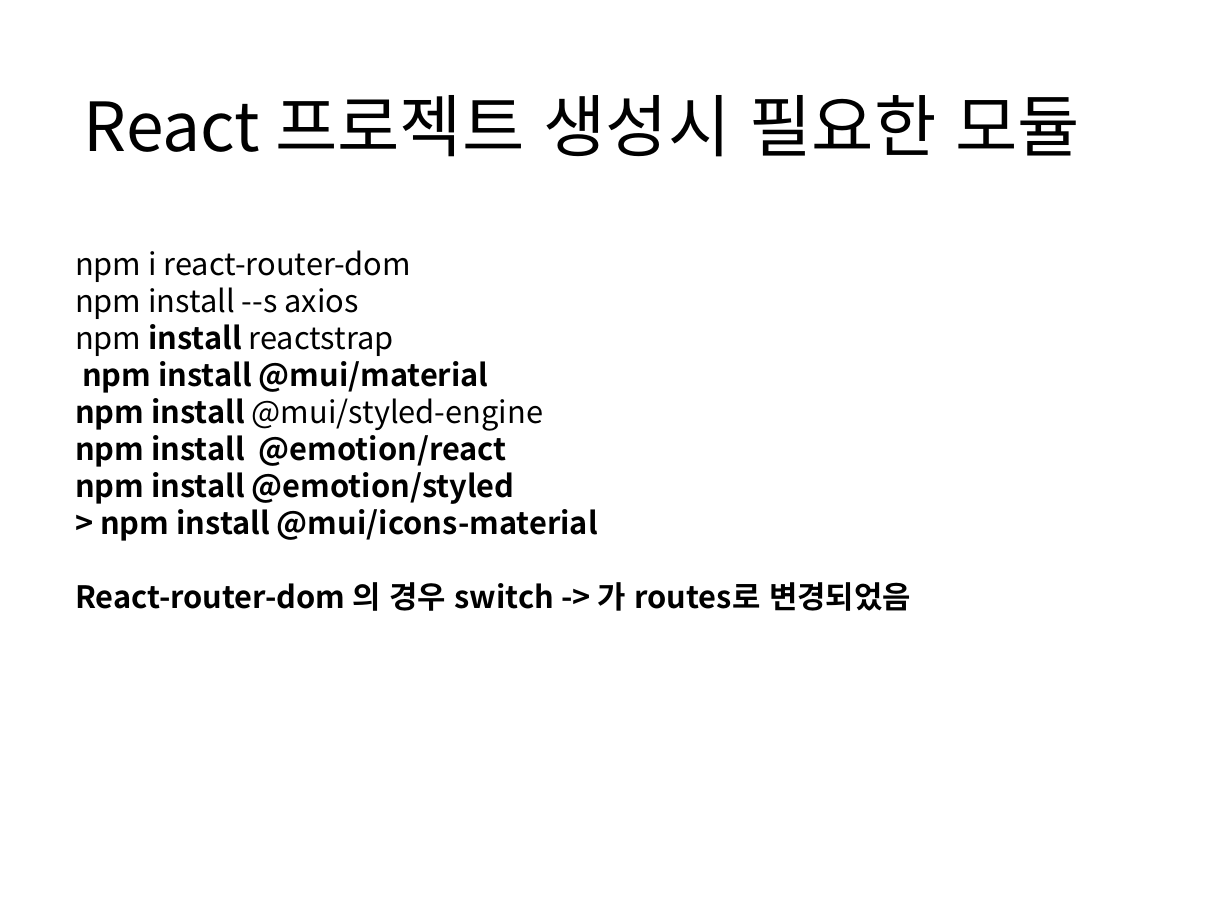
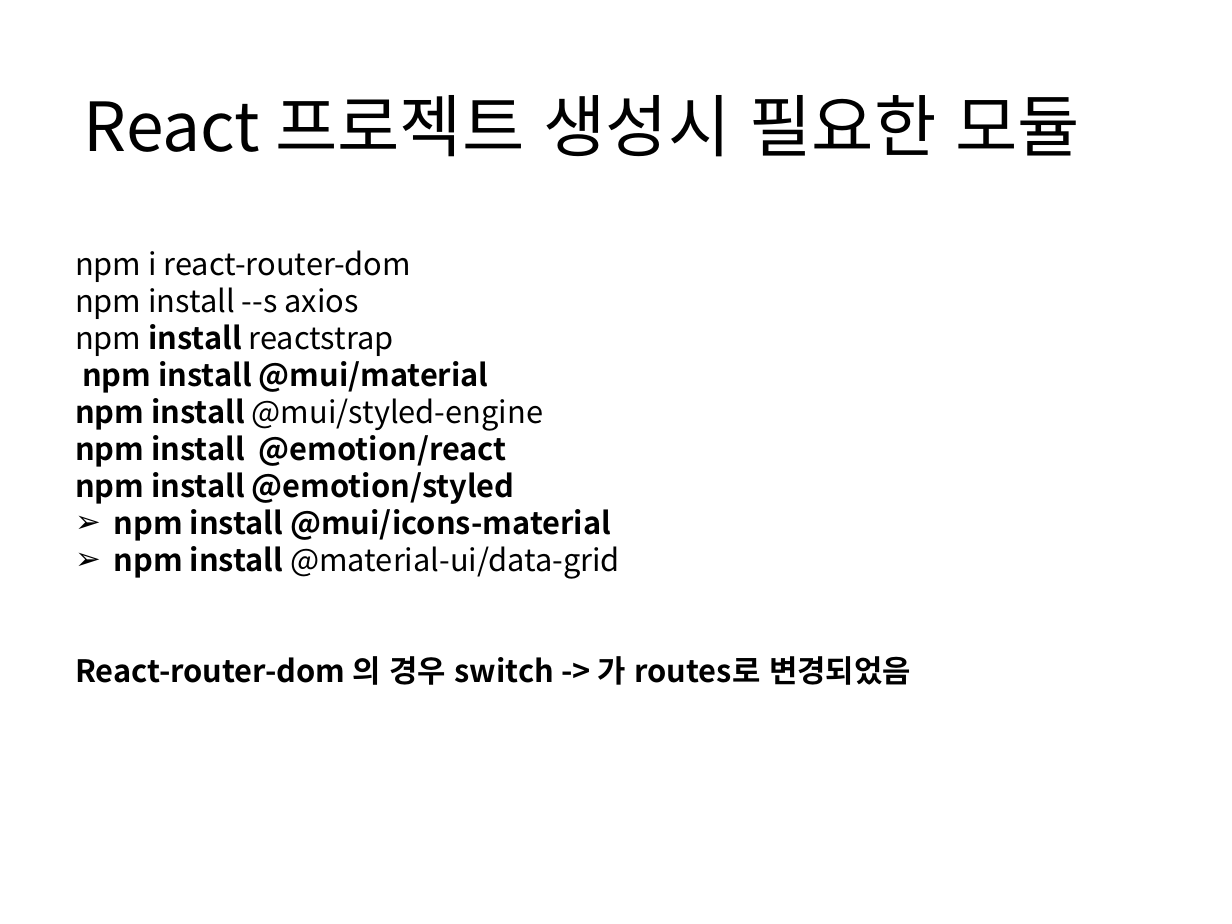
Before and after one commit to kim-geon-admin/projectkg-serv, a slide deck: slide 12 of docs/conf-docs.pptx. Drawn at 1232x924 pixels with LibreOffice and Linux fonts; fonts in the diff are those of the drawing. Boxes give left, top, right and bottom in pixels: in the first picture for what was removed or moved away, otherwise in the second. Text is boxed around its words. In the diff, an @@ line names an element or a change of style, - is before the commit and + after.

```diff
--- a/docs/conf-docs.pptx
+++ b/docs/conf-docs.pptx
@@ text at (x1=114, y1=503, x2=620, y2=579): text changed @@
-> npm install @mui/icons-material
+➢ npm install @mui/icons-material
+➢ npm install @material-ui/data-grid
```
Also in this commit, not shown: 1 other slide changed.
